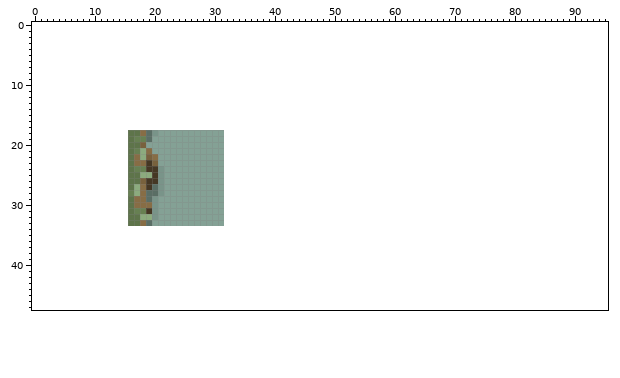
Edited in one commit: sprite sheet (public/tiles/river/left.png). Above is the file before it was changed.
The file is 16x16 pixels. The old version is drawn lined up with the new one, on the new canvas.
After the commit:
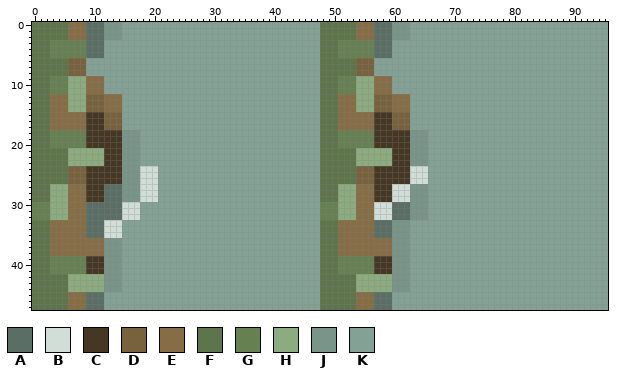
Palette (. is transparent): A #5a6e65  B #d1ded8  C #453724  D #78613d  E #876d45  F #5e744a  G #678052  H #8cab7e  J #799489  K #84a195
Change:
canvas 16x16 -> 96x48, the old top-left corner now at 16,18
Changed rows in their new state; - is an unchanged pixel.
first column x 0:
 0 FFFFFFEEEAAAJJJKKKKKKKKKKKKKKKKKKKKKKKKKKKKKKKKKFFFFFFEEEAAAJJJKKKKKKKKKKKKKKKKKKKKKKKKKKKKKKKKK
 1 FFFFFFEEEAAAJJJKKKKKKKKKKKKKKKKKKKKKKKKKKKKKKKKKFFFFFFEEEAAAJJJKKKKKKKKKKKKKKKKKKKKKKKKKKKKKKKKK
 2 FFFFFFEEEAAAJJJKKKKKKKKKKKKKKKKKKKKKKKKKKKKKKKKKFFFFFFEEEAAAJJJKKKKKKKKKKKKKKKKKKKKKKKKKKKKKKKKK
 3 FFFGGGGGGAAAKKKKKKKKKKKKKKKKKKKKKKKKKKKKKKKKKKKKFFFGGGGGGAAAKKKKKKKKKKKKKKKKKKKKKKKKKKKKKKKKKKKK
 4 FFFGGGGGGAAAKKKKKKKKKKKKKKKKKKKKKKKKKKKKKKKKKKKKFFFGGGGGGAAAKKKKKKKKKKKKKKKKKKKKKKKKKKKKKKKKKKKK
 5 FFFGGGGGGAAAKKKKKKKKKKKKKKKKKKKKKKKKKKKKKKKKKKKKFFFGGGGGGAAAKKKKKKKKKKKKKKKKKKKKKKKKKKKKKKKKKKKK
 6 FFFFFFDDDKKKKKKKKKKKKKKKKKKKKKKKKKKKKKKKKKKKKKKKFFFFFFDDDKKKKKKKKKKKKKKKKKKKKKKKKKKKKKKKKKKKKKKK
 7 FFFFFFDDDKKKKKKKKKKKKKKKKKKKKKKKKKKKKKKKKKKKKKKKFFFFFFDDDKKKKKKKKKKKKKKKKKKKKKKKKKKKKKKKKKKKKKKK
 8 FFFFFFDDDKKKKKKKKKKKKKKKKKKKKKKKKKKKKKKKKKKKKKKKFFFFFFDDDKKKKKKKKKKKKKKKKKKKKKKKKKKKKKKKKKKKKKKK
 9 FFFGGGHHHEEEKKKKKKKKKKKKKKKKKKKKKKKKKKKKKKKKKKKKFFFGGGHHHEEEKKKKKKKKKKKKKKKKKKKKKKKKKKKKKKKKKKKK
10 FFFGGGHHHEEEKKKKKKKKKKKKKKKKKKKKKKKKKKKKKKKKKKKKFFFGGGHHHEEEKKKKKKKKKKKKKKKKKKKKKKKKKKKKKKKKKKKK
11 FFFGGGHHHEEEKKKKKKKKKKKKKKKKKKKKKKKKKKKKKKKKKKKKFFFGGGHHHEEEKKKKKKKKKKKKKKKKKKKKKKKKKKKKKKKKKKKK
12 FFFEEEHHHDDDEEEKKKKKKKKKKKKKKKKKKKKKKKKKKKKKKKKKFFFEEEHHHDDDEEEKKKKKKKKKKKKKKKKKKKKKKKKKKKKKKKKK
13 FFFEEEHHHDDDEEEKKKKKKKKKKKKKKKKKKKKKKKKKKKKKKKKKFFFEEEHHHDDDEEEKKKKKKKKKKKKKKKKKKKKKKKKKKKKKKKKK
14 FFFEEEHHHDDDEEEKKKKKKKKKKKKKKKKKKKKKKKKKKKKKKKKKFFFEEEHHHDDDEEEKKKKKKKKKKKKKKKKKKKKKKKKKKKKKKKKK
15 FFFEEEEEECCCDDDKKKKKKKKKKKKKKKKKKKKKKKKKKKKKKKKKFFFEEEEEECCCDDDKKKKKKKKKKKKKKKKKKKKKKKKKKKKKKKKK
16 FFFEEEEEECCCDDDKKKKKKKKKKKKKKKKKKKKKKKKKKKKKKKKKFFFEEEEEECCCDDDKKKKKKKKKKKKKKKKKKKKKKKKKKKKKKKKK
17 FFFEEEEEECCCDDDKKKKKKKKKKKKKKKKKKKKKKKKKKKKKKKKKFFFEEEEEECCCDDDKKKKKKKKKKKKKKKKKKKKKKKKKKKKKKKKK
18 FFFGGGGGGCCCCCCJJJKKK-----------KKKKKKKKKKKKKKKKFFFGGGGGGCCCCCCJJJKKKKKKKKKKKKKKKKKKKKKKKKKKKKKK
19 FFFGGGGGGCCCCCCJJJKK------------KKKKKKKKKKKKKKKKFFFGGGGGGCCCCCCJJJKKKKKKKKKKKKKKKKKKKKKKKKKKKKKK
20 FFFGGGGGGCCCCCCJJJK-------------KKKKKKKKKKKKKKKKFFFGGGGGGCCCCCCJJJKKKKKKKKKKKKKKKKKKKKKKKKKKKKKK
21 FFFFFFHHHHHHCCCJJJKK------------KKKKKKKKKKKKKKKKFFFFFFHHHHHHCCCJJJKKKKKKKKKKKKKKKKKKKKKKKKKKKKKK
22 FFFFFFHHHHHHCCCJJJKKK-----------KKKKKKKKKKKKKKKKFFFFFFHHHHHHCCCJJJKKKKKKKKKKKKKKKKKKKKKKKKKKKKKK
23 FFFFFFHHHHHHCCCJJJKKK-----------KKKKKKKKKKKKKKKKFFFFFFHHHHHHCCCJJJKKKKKKKKKKKKKKKKKKKKKKKKKKKKKK
24 FFFFFFDDDCCCCCCJJJBBBK----------KKKKKKKKKKKKKKKKFFFFFFDDDCCCCCCBBBKKKKKKKKKKKKKKKKKKKKKKKKKKKKKK
25 FFFFFFDDDCCCCCCJJJBBBK----------KKKKKKKKKKKKKKKKFFFFFFDDDCCCCCCBBBKKKKKKKKKKKKKKKKKKKKKKKKKKKKKK
26 FFFFFFDDDCCCCCCJJJBBBK----------KKKKKKKKKKKKKKKKFFFFFFDDDCCCCCCBBBKKKKKKKKKKKKKKKKKKKKKKKKKKKKKK
27 FFFHHHEEECCCAAAJJJBBBK----------KKKKKKKKKKKKKKKKFFFHHHEEECCCBBBJJJKKKKKKKKKKKKKKKKKKKKKKKKKKKKKK
28 FFFHHHEEECCCAAAJJJBBBK----------KKKKKKKKKKKKKKKKFFFHHHEEECCCBBBJJJKKKKKKKKKKKKKKKKKKKKKKKKKKKKKK
29 FFFHHHEEECCCAAAJJJBBB-----------KKKKKKKKKKKKKKKKFFFHHHEEECCCBBBJJJKKKKKKKKKKKKKKKKKKKKKKKKKKKKKK
30 GGGHHHEEEAAAAAABBBKKK-----------KKKKKKKKKKKKKKKKGGGHHHEEEBBBAAAJJJKKKKKKKKKKKKKKKKKKKKKKKKKKKKKK
31 GGGHHHEEEAAAAAABBBKKK-----------KKKKKKKKKKKKKKKKGGGHHHEEEBBBAAAJJJKKKKKKKKKKKKKKKKKKKKKKKKKKKKKK
32 GGGHHHEEEAAAAAABBBKKK-----------KKKKKKKKKKKKKKKKGGGHHHEEEBBBAAAJJJKKKKKKKKKKKKKKKKKKKKKKKKKKKKKK
33 FFFEEEEEEAAABBBKKKKK------------KKKKKKKKKKKKKKKKFFFEEEEEEAAAJJJKKKKKKKKKKKKKKKKKKKKKKKKKKKKKKKKK
34 FFFEEEEEEAAABBBKKKKKKKKKKKKKKKKKKKKKKKKKKKKKKKKKFFFEEEEEEAAAJJJKKKKKKKKKKKKKKKKKKKKKKKKKKKKKKKKK
35 FFFEEEEEEAAABBBKKKKKKKKKKKKKKKKKKKKKKKKKKKKKKKKKFFFEEEEEEAAAJJJKKKKKKKKKKKKKKKKKKKKKKKKKKKKKKKKK
36 FFFEEEEEEEEEJJJKKKKKKKKKKKKKKKKKKKKKKKKKKKKKKKKKFFFEEEEEEEEEJJJKKKKKKKKKKKKKKKKKKKKKKKKKKKKKKKKK
37 FFFEEEEEEEEEJJJKKKKKKKKKKKKKKKKKKKKKKKKKKKKKKKKKFFFEEEEEEEEEJJJKKKKKKKKKKKKKKKKKKKKKKKKKKKKKKKKK
38 FFFEEEEEEEEEJJJKKKKKKKKKKKKKKKKKKKKKKKKKKKKKKKKKFFFEEEEEEEEEJJJKKKKKKKKKKKKKKKKKKKKKKKKKKKKKKKKK
39 FFFGGGGGGCCCJJJKKKKKKKKKKKKKKKKKKKKKKKKKKKKKKKKKFFFGGGGGGCCCJJJKKKKKKKKKKKKKKKKKKKKKKKKKKKKKKKKK
40 FFFGGGGGGCCCJJJKKKKKKKKKKKKKKKKKKKKKKKKKKKKKKKKKFFFGGGGGGCCCJJJKKKKKKKKKKKKKKKKKKKKKKKKKKKKKKKKK
41 FFFGGGGGGCCCJJJKKKKKKKKKKKKKKKKKKKKKKKKKKKKKKKKKFFFGGGGGGCCCJJJKKKKKKKKKKKKKKKKKKKKKKKKKKKKKKKKK
42 FFFFFFHHHHHHJJJKKKKKKKKKKKKKKKKKKKKKKKKKKKKKKKKKFFFFFFHHHHHHJJJKKKKKKKKKKKKKKKKKKKKKKKKKKKKKKKKK
43 FFFFFFHHHHHHJJJKKKKKKKKKKKKKKKKKKKKKKKKKKKKKKKKKFFFFFFHHHHHHJJJKKKKKKKKKKKKKKKKKKKKKKKKKKKKKKKKK
44 FFFFFFHHHHHHJJJKKKKKKKKKKKKKKKKKKKKKKKKKKKKKKKKKFFFFFFHHHHHHJJJKKKKKKKKKKKKKKKKKKKKKKKKKKKKKKKKK
45 FFFFFFEEEAAAKKKKKKKKKKKKKKKKKKKKKKKKKKKKKKKKKKKKFFFFFFEEEAAAKKKKKKKKKKKKKKKKKKKKKKKKKKKKKKKKKKKK
46 FFFFFFEEEAAAKKKKKKKKKKKKKKKKKKKKKKKKKKKKKKKKKKKKFFFFFFEEEAAAKKKKKKKKKKKKKKKKKKKKKKKKKKKKKKKKKKKK
47 FFFFFFEEEAAAKKKKKKKKKKKKKKKKKKKKKKKKKKKKKKKKKKKKFFFFFFEEEAAAKKKKKKKKKKKKKKKKKKKKKKKKKKKKKKKKKKKK
Boxes around the changes in both pictures, in picture pixels (x1, y1, x2, y2):
changed: (32, 22, 608, 310)
